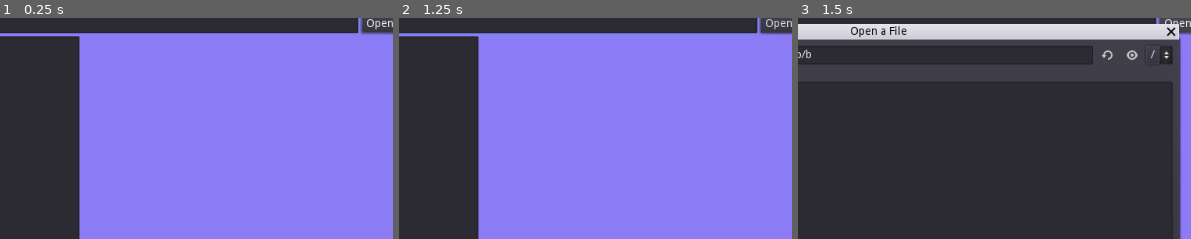
Above: before the commit, frames 1-3 (left to right).
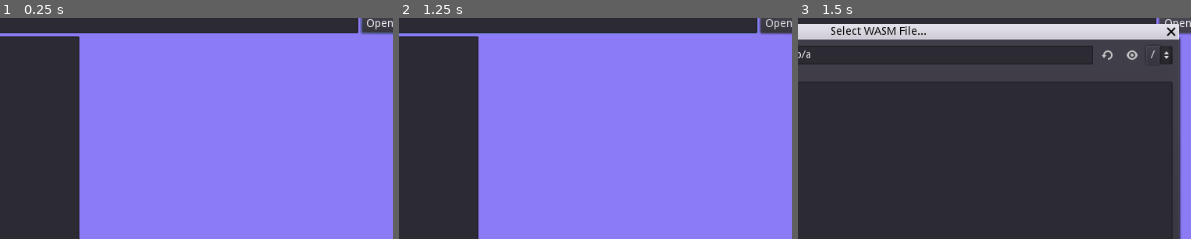
Above: after the commit, the same moments.

Repository: follower/wasm-exploder
Game: Godot game, scene res://Main.tscn
The game is run twice, just before and just after one commit, with the same random seed, the same clock (stepped at 60 frames per second) and the same inputs.
Inputs (mouse positions are % of the whole screen's width and height, from its top left):
- Up to frame 1 (0.25 s): no input
- Up to frame 2 (1.25 s): click (43, 7) at 0.52 s; type "12" at 0.6 s
- Up to frame 3 (1.5 s): click "Open WASM file..." at 1.25 s
The pictures show only the part of the screen within x 39-89%, y 5-55%; the shares and areas given below are measured in that part.

Frames 1-2 are identical in both runs. In frame 3, 0.6% of the frame differs, in the area x 2-33%, y 3-19%.

Commit message:
Workaround dialog window title bug.

Diff:
--- a/src/Main.gd
+++ b/src/Main.gd
@@ -22,3 +22,10 @@
     INPUT_WASM_FILE_PATH.text = path
 
     UI_WASM_DISPLAY.call_deferred("display_exploded_wasm_module", INPUT_WASM_FILE_PATH.text)
+
+
+func _on_DialogSelectWasmFile_about_to_show() -> void:
+
+    # Workaround (bug?) where window title seems to get reverted to default "open" value.
+
+    $"DialogSelectWasmFile".window_title = "Select WASM File..."
--- a/src/Main.tscn
+++ b/src/Main.tscn
@@ -94,4 +94,5 @@
 current_dir = ""
 current_path = ""
 [connection signal="pressed" from="VBoxContainer/FileSelectionUI/ButtonSelectWasmFile" to="." method="_on_ButtonSelectWasmFile_pressed"]
+[connection signal="about_to_show" from="DialogSelectWasmFile" to="." method="_on_DialogSelectWasmFile_about_to_show"]
 [connection signal="file_selected" from="DialogSelectWasmFile" to="." method="_on_DialogSelectWasmFile_file_selected"]
